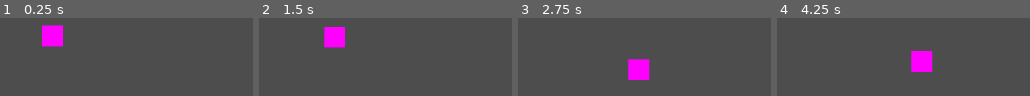
Above: before the commit, frames 1-4 (left to right).
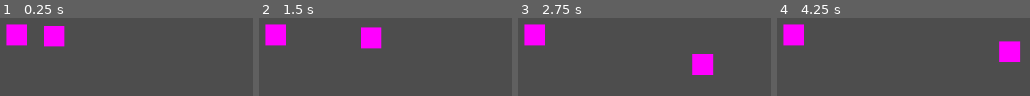
Above: after the commit, the same moments.

Repository: AndreSoftwareDeveloper/BubbleAstronaut
Game: Godot game, scene res://main.tscn
Same seed, same stepped clock (60 frames per second), same inputs: the game is played once before the commit and once after it.
Inputs:
- Up to frame 1 (0.25 s): no input
- Up to frame 2 (1.5 s): tap Enter at 0.5 s; hold Right (ui_right) 0.53-1.28 s; hold Down (ui_down) from 1.28 s (still down)
- Up to frame 3 (2.75 s): release Down (ui_down) at 2.03 s; hold Right (ui_right) from 2.03 s (still down)
- Up to frame 4 (4.25 s): release Right (ui_right) at 2.78 s; hold Up (ui_up) 2.78-3.53 s; hold Left (ui_left) from 3.53 s (still down)

The runs differ from the first frame. In frame 1, 2.9% of the frame differs, in the area x 2-26%, y 7-38%; in frame 2, 6.9%; in frame 3, 7.0%, in the area x 2-78%, y 7-80%; in frame 4, 6.9%.
Error before the commit: Invalid access to property or key 'position' on a base object of type 'null instance'. (res://player.gd:26)

Commit message:
feat: Object repulsing player

Diff:
--- /dev/null
+++ b/blower.tscn
@@ -0,0 +1,14 @@
+[gd_scene load_steps=3 format=3 uid="uid://df8o3oablyt20"]
+
+[sub_resource type="CapsuleShape2D" id="CapsuleShape2D_c72tg"]
+
+[sub_resource type="PlaceholderTexture2D" id="PlaceholderTexture2D_vop6e"]
+size = Vector2(50, 50)
+
+[node name="CharacterBody2D" type="CharacterBody2D"]
+
+[node name="CollisionShape2D" type="CollisionShape2D" parent="."]
+shape = SubResource("CapsuleShape2D_c72tg")
+
+[node name="Sprite2D" type="Sprite2D" parent="."]
+texture = SubResource("PlaceholderTexture2D_vop6e")
--- a/main.tscn
+++ b/main.tscn
@@ -2,7 +2,7 @@
 
 [ext_resource type="PackedScene" uid="uid://dpc8ee7s2w345" path="res://Player.tscn" id="1_jdotb"]
 [ext_resource type="Script" path="res://main.gd" id="1_xlet0"]
-[ext_resource type="PackedScene" uid="uid://kxm1oq5wryy8" path="res://magnet.tscn" id="2_cxgcf"]
+[ext_resource type="PackedScene" uid="uid://df8o3oablyt20" path="res://blower.tscn" id="4_8wy1v"]
 
 [node name="Main" type="Node2D"]
 script = ExtResource("1_xlet0")
@@ -10,5 +10,5 @@
 [node name="Player" parent="." instance=ExtResource("1_jdotb")]
 position = Vector2(251, 94)
 
-[node name="Magnet" parent="." instance=ExtResource("2_cxgcf")]
-position = Vector2(41, 233)
+[node name="Blower" parent="." instance=ExtResource("4_8wy1v")]
+position = Vector2(165, 91)
--- a/player.gd
+++ b/player.gd
@@ -1,11 +1,13 @@
 extends CharacterBody2D
 
 const SPEED = 220.0
+const BLOWING_SPEED = 1000
 const DECELERATION = 130.0
 const TURN_DECELERATION = 200.0
 
 var target_velocity := Vector2.ZERO
 @onready var magnet: CharacterBody2D = $"../Magnet"
+@onready var blower: CharacterBody2D = $"../Blower"
 
 func _physics_process(delta: float) -> void:
 	var input_direction := Vector2(
@@ -23,9 +25,16 @@
 		else:
 			target_velocity = input_direction * SPEED
 	else:
-		var direction_to_magnet = magnet.position - position
-		direction_to_magnet = direction_to_magnet.normalized()
-		target_velocity = direction_to_magnet * SPEED
+		if blower != null:
+			var direction_to_blower = position - blower.position
+			direction_to_blower = direction_to_blower.normalized()
+			target_velocity = direction_to_blower * BLOWING_SPEED
+		elif magnet != null:
+			var direction_to_magnet = magnet.position - position
+			direction_to_magnet = direction_to_magnet.normalized()
+			target_velocity = direction_to_magnet * SPEED
+		else:
+			target_velocity = Vector2.ZERO
 
 	velocity = velocity.move_toward(target_velocity, DECELERATION * delta)
 
